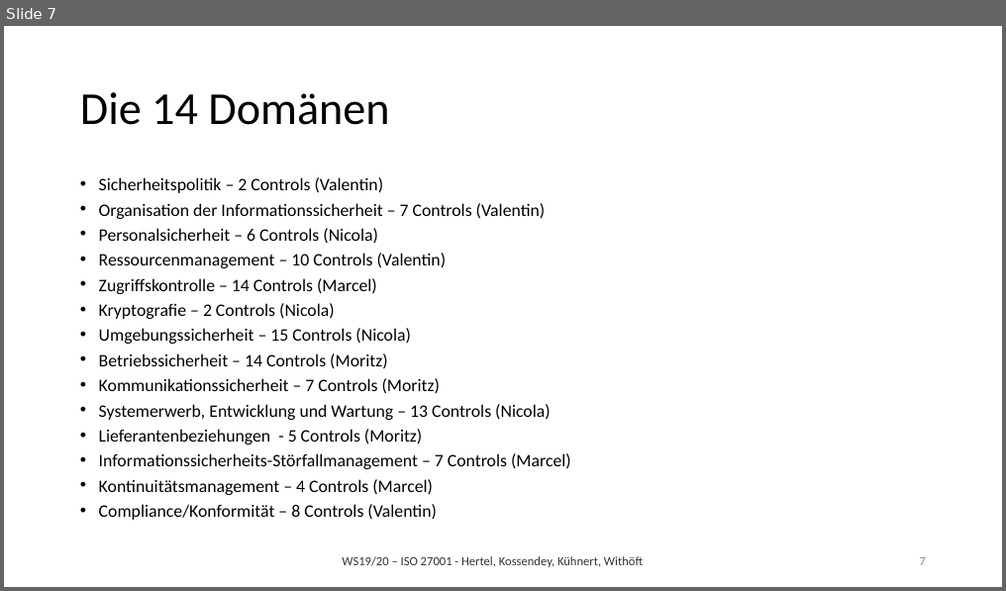
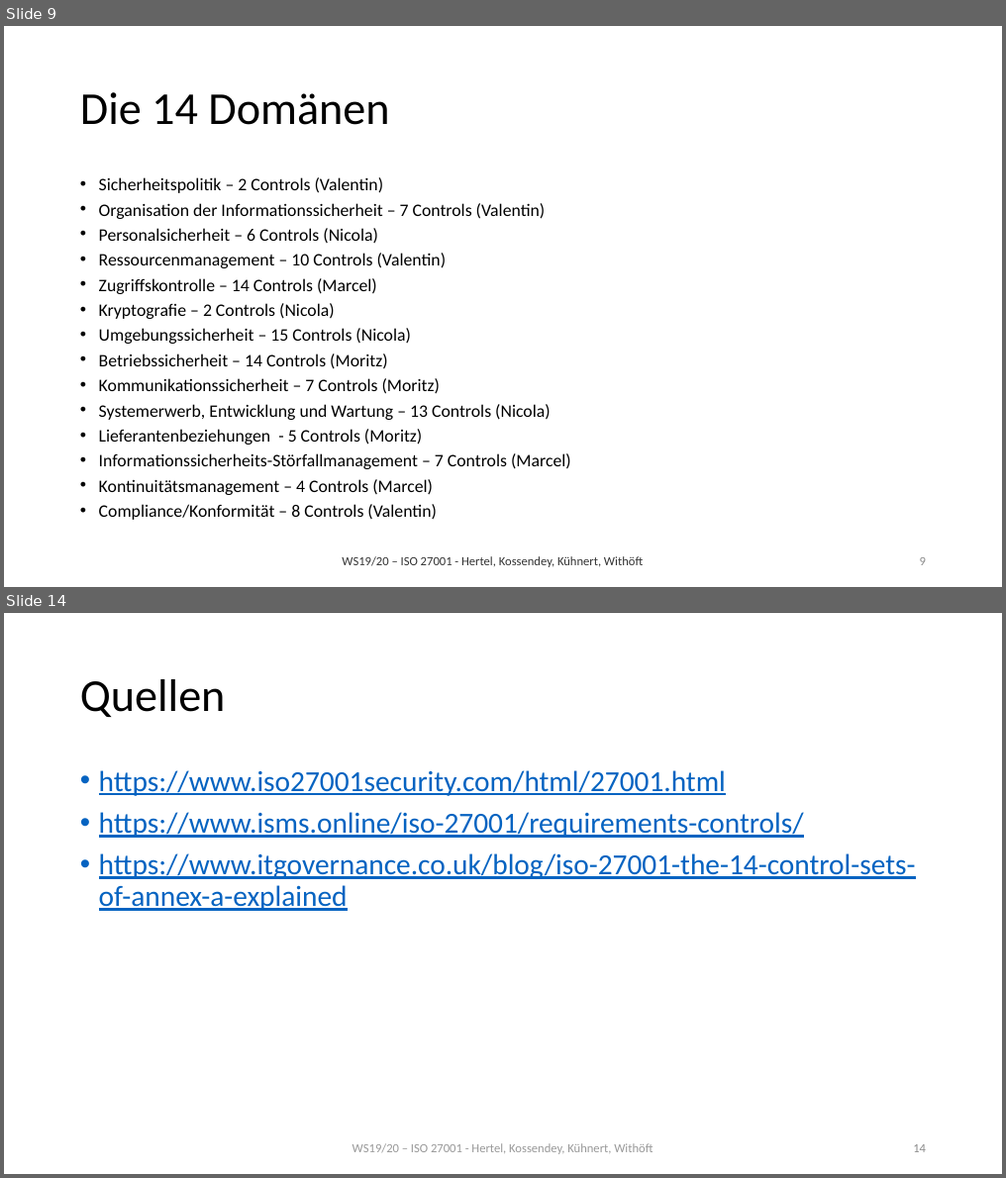
Before and after one commit to mwithoeft/SicherheitUndZuverlaessigkeit, a slide deck: Moritz/merged.pptx. Shown one above the other, each under a label of ours: slide 7 before the commit, slides 9 and 14 after it; the slides between them are not shown. The pictures are 1006x591 and 1006x1178 pixels, drawn with LibreOffice and Linux fonts; fonts in the diff are those of the drawing. Boxes give left, top, right and bottom in pixels: in the first picture for what was removed or moved away, otherwise in the second. Text is boxed around its words. In the diff, an @@ line names an element or a change of style, - is before the commit and + after.

```diff
--- a/Moritz/merged.pptx
+++ b/Moritz/merged.pptx
@@ slide 14 added at [4,613,1002,1174], background #FFFFFF @@
@@ title added at [80,679,226,717], 44 pt, text #000000 @@
+Quellen
@@ text added at [99,770,916,911], 28 pt, text #0563C1, underline @@
+• https://www.iso27001security.com/html/27001.html
+• https://www.isms.online/iso-27001/requirements-controls/
+• https://www.itgovernance.co.uk/blog/iso-27001-the-14-control-sets-of-annex-a-explained
@@ text added at [352,1144,652,1155], 12 pt, text #808080 at 80% opacity @@
+WS19/20 – ISO 27001 - Hertel, Kossendey, Kühnert, Withöft
@@ page number added at [913,1145,926,1153], 12 pt, text #8C8C8C @@
+14
@@ what was slide 7 is now slide 9 @@
@@ page number at [920,558,926,566]: text changed @@
-7
+9
```
Also in this commit, not shown: 3 slides changed, 5 other slides added.
